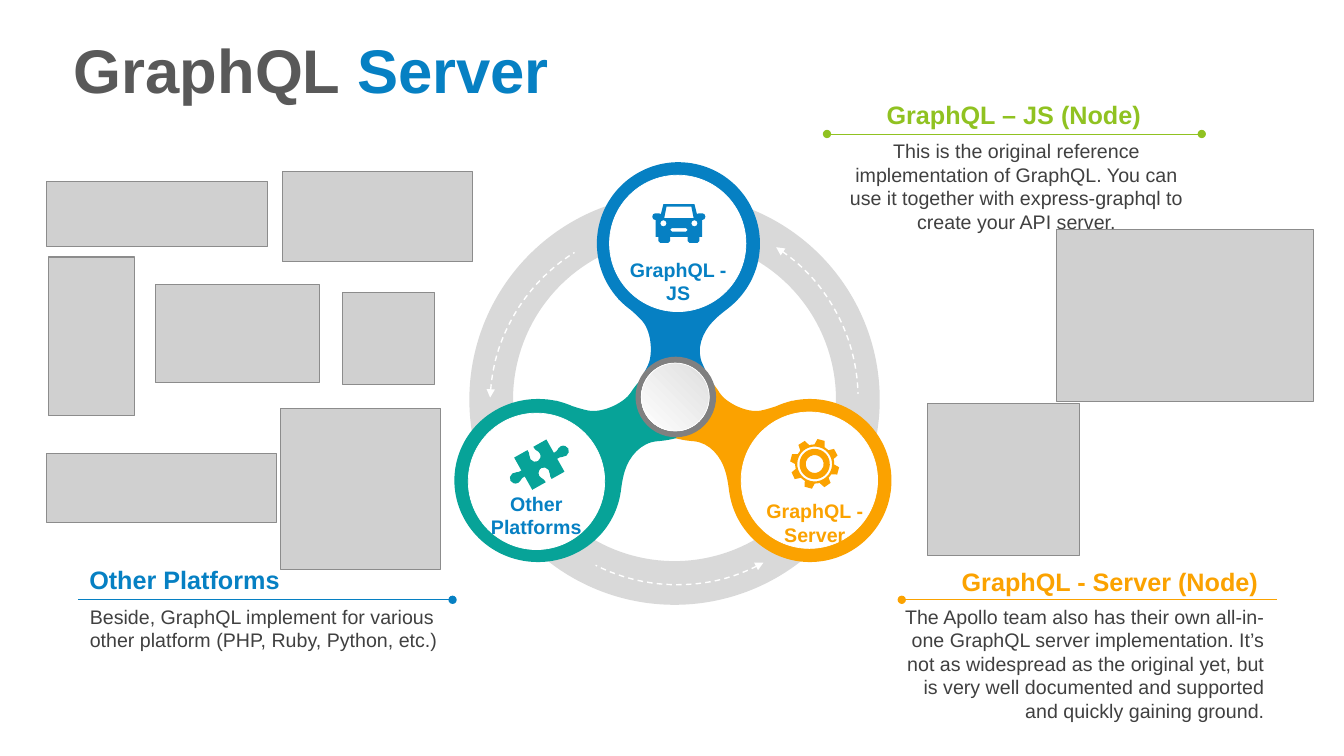
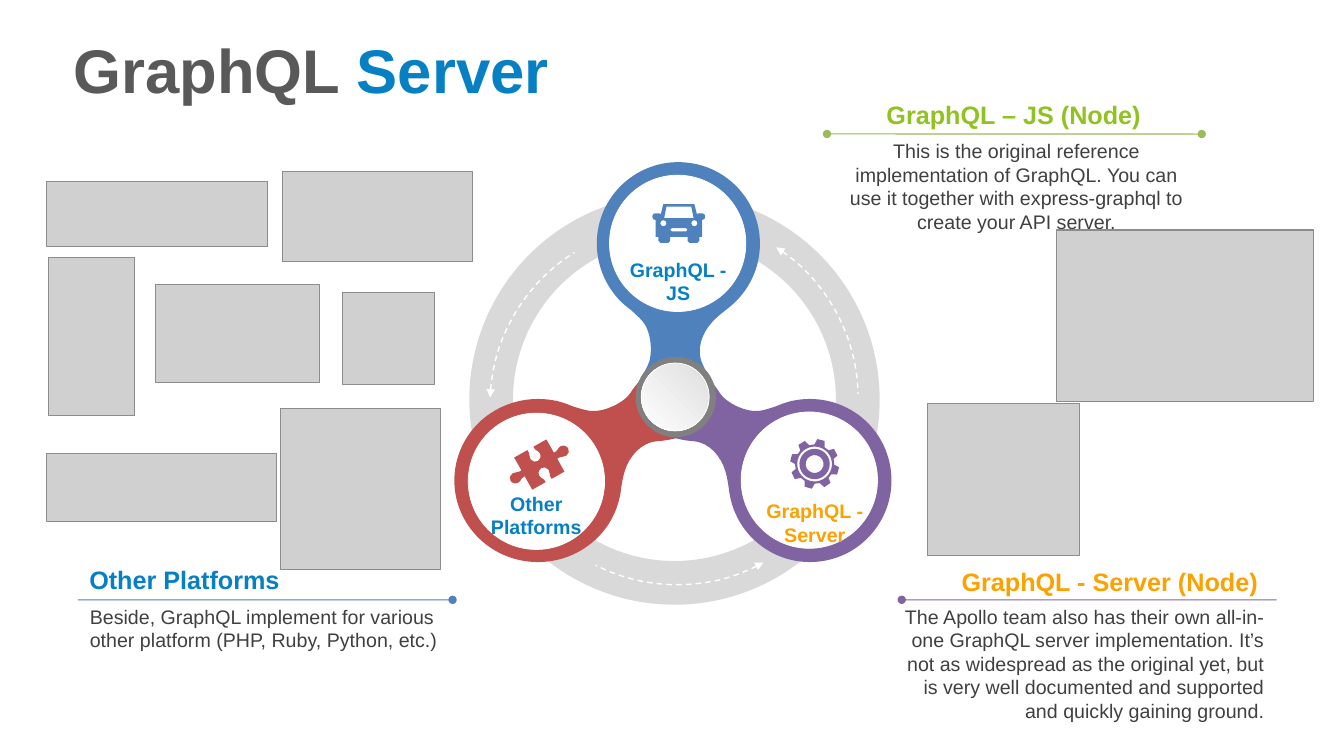
Before and after one commit to thanhlongvl/sportdemo, a slide deck: slide 27 of thuyettrinhgfinal_1.pptx. Drawn at 1344x756 pixels with LibreOffice and Linux fonts; fonts in the diff are those of the drawing; grey boxes stand for pictures. Boxes give left, top, right and bottom in pixels: in the first picture for what was removed or moved away, otherwise in the second. Text is boxed around its words. In the diff, an @@ line names an element or a change of style, - is before the commit and + after.

```diff
--- a/thuyettrinhgfinal_1.pptx
+++ b/thuyettrinhgfinal_1.pptx
@@ freeform shape at (x1=543, y1=117, x2=826, y2=412): fill #0680C3 to #4F81BD @@
@@ double arrow (827, 134) - (1202, 134): stroke #90C221 0.5 pt to #9BBB59 0.75 pt @@
@@ outline #FFFFFF 1 pt dashed to #FFFFFF 0.99 pt in 3 elements at (x1=498, y1=219, x2=858, y2=579), (x1=423, y1=158, x2=917, y2=651), (x1=433, y1=161, x2=921, y2=649) @@
@@ freeform shape at (x1=652, y1=205, x2=705, y2=243): fill #0680C3 to #4F81BD @@
@@ freeform shape at (x1=444, y1=378, x2=677, y2=573): fill #07A398 to #C0504D; outline redrawn @@
@@ outline #FFFFFF 0.5 pt to #FFFFFF 0.51 pt in 4 elements at (x1=610, y1=175, x2=746, y2=312), (x1=741, y1=412, x2=877, y2=548), (x1=469, y1=413, x2=605, y2=549), (x1=641, y1=363, x2=709, y2=431) @@
@@ freeform shape at (x1=676, y1=378, x2=903, y2=573): fill #FBA200 to #8064A2 @@
@@ freeform shape at (x1=502, y1=432, x2=578, y2=497): fill #07A398 to #C0504D; outline redrawn @@
@@ freeform shape at (x1=790, y1=440, x2=840, y2=489): fill #FBA200 to #8064A2; outline redrawn @@
@@ arrow (78, 600) - (453, 600): stroke #0680C3 0.5 pt to #4F81BD 0.75 pt @@
@@ arrow (902, 600) - (1276, 600): stroke #FBA200 0.5 pt to #8064A2 0.75 pt @@
```
Also in this commit, not shown: 24 other slides changed, 1 slide added, 2 other files.
